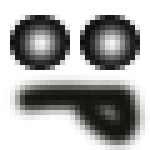
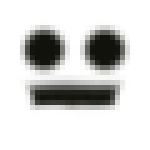
Two versions of the same layered image (w=150, h=150). Layer-by-layer changes:
hid "eyes" over [10,15,140,70]
added layer "neyes" above "think" over [15,20,135,75]
hid "think" over [5,80,150,150]
showed "anon", painted on it over [5,80,145,125]
